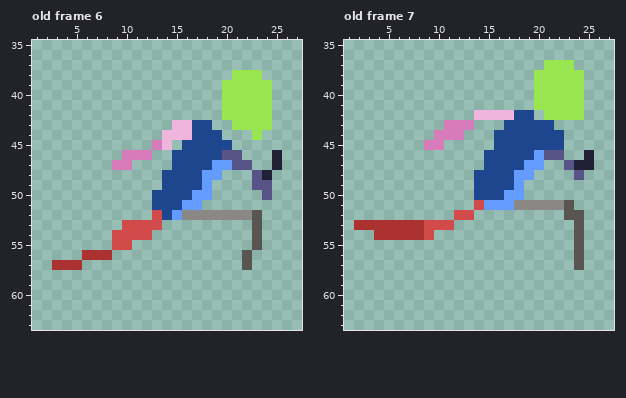
Pixel-art file -- LD50TEST/Assets/Resources/Character Template.aseprite. Above is the file before it was changed.
32x32 pixels, 8 frames. Shown: old frame 6: x 1..27, y 35..63; old frame 7: x 1..27, y 35..63. The old version is drawn lined up with the new one, on the new canvas. The commit also changed other frames, which this record leaves out.
And afterwards:
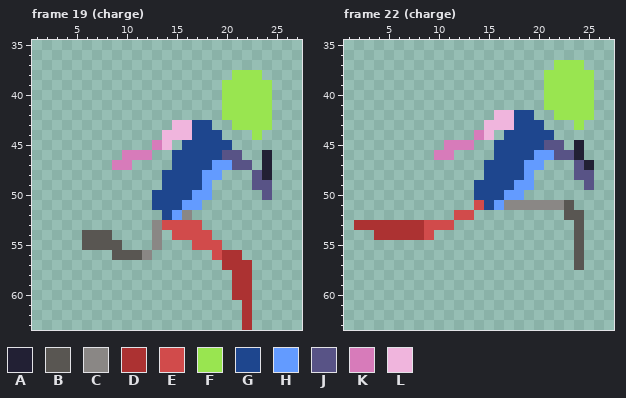
Palette (. is transparent): A #222034  B #595652  C #8a8785  D #ac3232  E #d14b4b  F #99e550  G #1e468e  H #639bff  J #585386  K #d77bba  L #f0b5dd
A new or re-ordered frame is compared with the old frame closest to it.
What changed:
canvas 32x32 -> 32x64, the old top-left corner now at 0,32
frames 8 -> 24
--- frame 19 (charge) is new; against old frame 6
@@ x 22..27 @@
 45 ......
-46 ...A..
-47 J..A..
+46 ..A...
+47 J.A...
 48 .JA...
@@ x 1..27 @@
 51 ............GGGHH..........
-52 ............EGHCCCCCCCB....
-53 .........EEEE.........B....
-54 ........EEEE..........B....
-55 ........EE............B....
-56 .....DDD.............B.....
-57 ..DDD................B.....
-58 ...........................
-59 ...........................
-60 ...........................
-61 ...........................
-62 ...........................
-63 ...........................
+52 .............GHC...........
+53 ............CEEEE..........
+54 .....BBB....C.EEEE.........
+55 .....BBBB...C...EEE........
+56 ........BBBC......EDD......
+57 ...................DDD.....
+58 ....................DD.....
+59 ....................DD.....
+60 ....................DD.....
+61 .....................D.....
+62 .....................D.....
+63 .....................D.....
--- frame 22 (charge) is new; against old frame 7
@@ x 1..27 @@
 36 ...........................
-37 ....................FFF....
-38 ...................FFFFF...
-39 ...................FFFFF...
-40 ...................FFFFF...
-41 ...................FFFFF...
-42 .............LLLLGG.FFFF...
-43 ..........KKK...GGGGG......
-44 .........KKK...GGGGGGG.....
-45 ........KK.....GGGGGGG.....
-46 ..............GGGGGHJJ..A..
-47 ..............GGGGHH..JAA..
-48 .............GGGGHH....J...
-49 .............GGGGH.........
+37 .....................FFF...
+38 ....................FFFFF..
+39 ....................FFFFF..
+40 ....................FFFFF..
+41 ....................FFFFF..
+42 ...............LLGG..FFFF..
+43 ..............LLLGGG...F...
+44 .............KL.GGGGG......
+45 ..........KKK..GGGGGJJ.A...
+46 .........KK....GGGGHHJJA...
+47 ..............GGGGHH...JA..
+48 ..............GGGGH....JJ..
+49 .............GGGGHH.....J..
 50 .............GGGHH.........
-51 .............EHHHCCCCCB....
+51 .............EGHCCCCCCB....
 52 ...........EE.........BB...
Pixel boxes of the changes (left, top, right, bottom) in both pictures:
changed: (52, 150, 282, 330)
changed: (424, 60, 594, 210)
